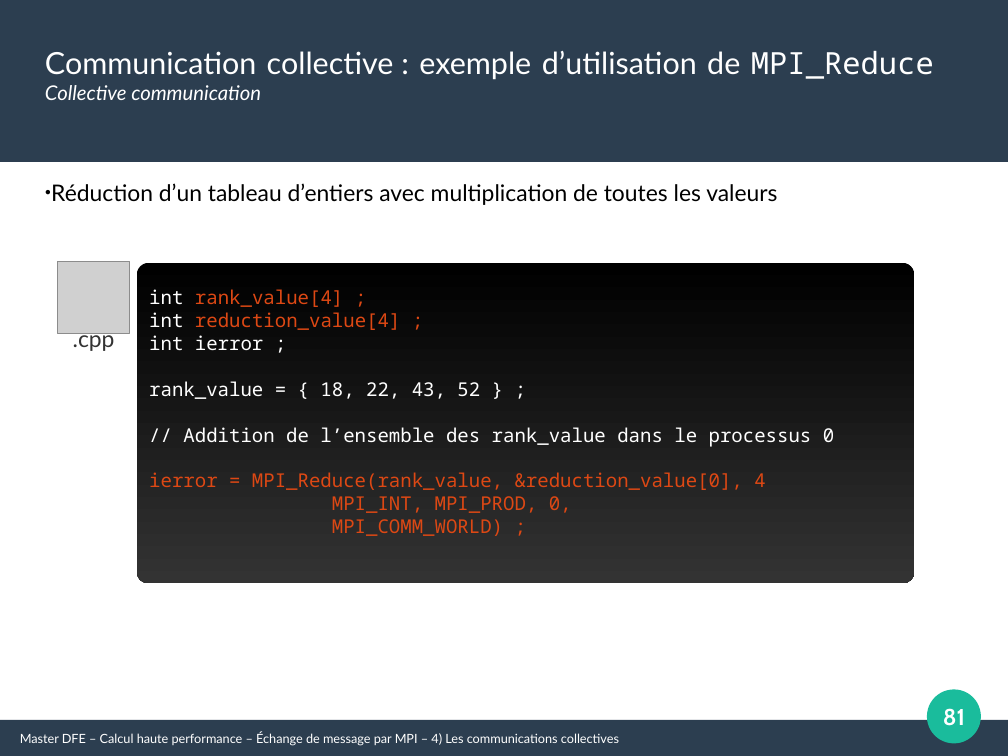
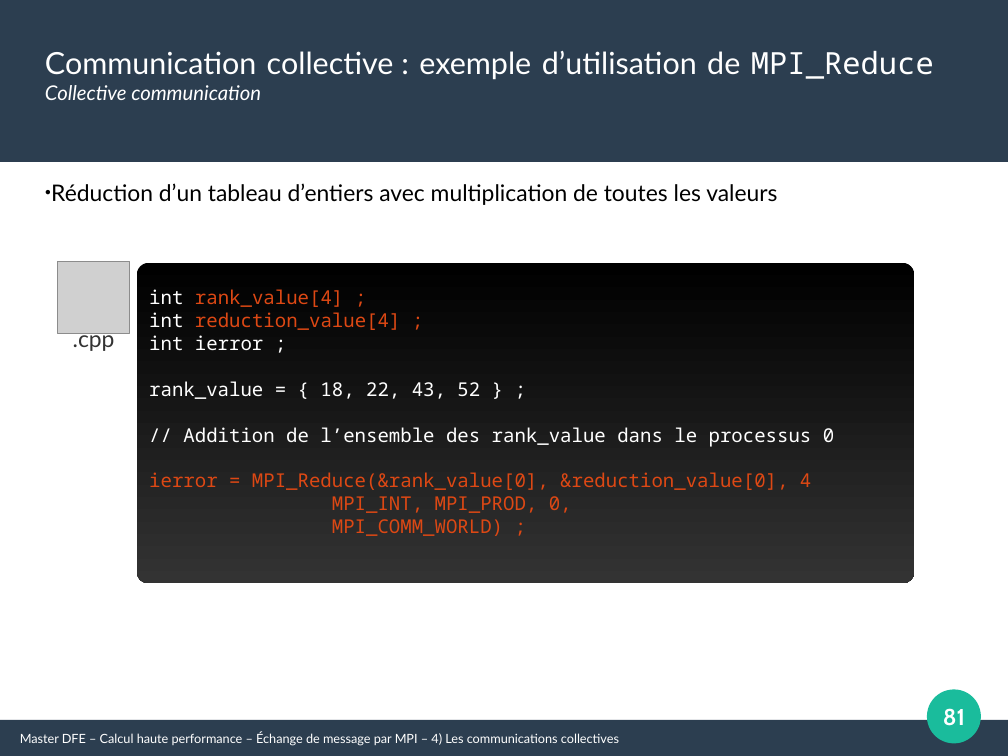
Before and after one commit to Maison-de-la-Simulation/HPC-DFE-Paris-Saclay, a slide deck: slide 81 of support/MPI.pptx. Drawn at 1008x756 pixels with LibreOffice and Linux fonts; fonts in the diff are those of the drawing; grey boxes stand for pictures. Boxes give left, top, right and bottom in pixels: in the first picture for what was removed or moved away, otherwise in the second. Text is boxed around its words. In the diff, an @@ line names an element or a change of style, - is before the commit and + after.

```diff
--- a/support/MPI.pptx
+++ b/support/MPI.pptx
@@ text in freeform shape at [149, 472, 811, 490]: text changed @@
-ierror = MPI_Reduce(rank_value, &reduction_value[0], 4
+ierror = MPI_Reduce(&rank_value[0], &reduction_value[0], 4
```
Also in this commit, not shown: 7 other slides changed, 10 other files.
